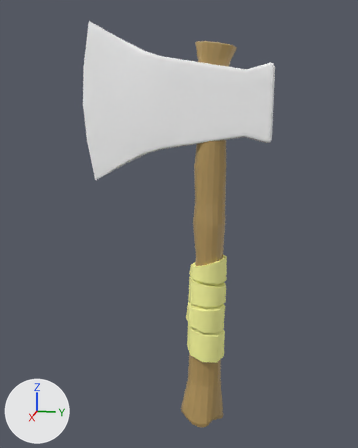
Renders of the FBX model Assets/DataFiles/Mesh/Axe/Axe_Middle.fbx from each side of a commit.
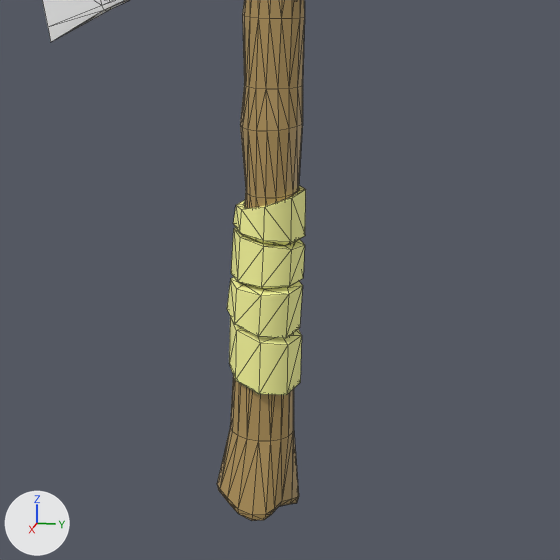
Each version appears first whole from a 50 mm camera at (0.798, 0.114, 0.554) aimed at (0.005, -0.045, 0.356), and next in a close-up on the part from 19% to 100% of the width and 35% to 100% of the height. Lighting does not change. The marker at lower left points along +X, +Y and +Z. The close-ups show mesh edges as thin lines. Where no turn or scale is listed for an object, it has been applied to the vertices.

Script lines for the objects in view, before the commit:
```python
me_mesh = bpy.data.meshes.new('Mesh')
me_mesh.from_pydata(...)  # 573 vertices, 1122 faces; spans x -0.041..0.035, y -0.207..0.102, z -0.005..0.679
# faces by material slot: [684, 192, 246]
me_mesh.materials.append(mat_hatchet_mat1)  # orange #b4975e
me_mesh.materials.append(mat_blinn4)  # yellow #ffffa0
me_mesh.materials.append(mat_hatchet_default2)  # white #ffffff
ob_axe_middle = bpy.data.objects.new('Axe_Middle', me_mesh)
ob_axe_middle.location = (0.014, 0.0, 0.0)
```
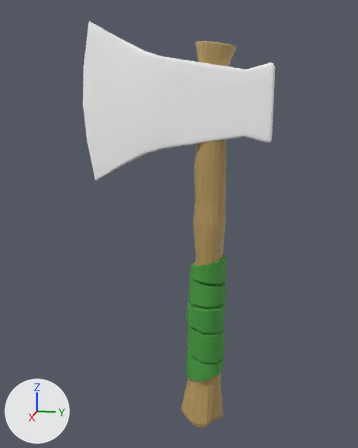
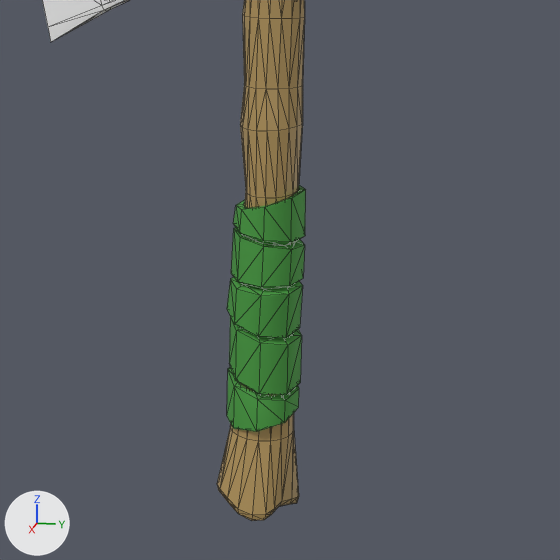
Pixel boxes [x1, y1, x2, y2] of what changed, in the close-ups (560 x 560 px):
part 1 of me_mesh, added (green): after [227, 367, 299, 432]
part 2 of me_mesh, recoloured (yellow to green): [227, 186, 306, 395] in both

What changed in the scene script:
```text
Add mat_blinn2:
    mat_blinn2 = principled_material('blinn2')
    mat_blinn2.base_color = (0.0617, 0.331, 0.051)  # green #469c40
    mat_blinn2.roughness = 0.749
Change me_mesh:
    used by ob_axe_middle; location = (0.014, 0.0, 0.0)
    remove me_mesh.from_pydata(...)  # 573 vertices, 1122 faces; spans x -0.041..0.035, y -0.207..0.102, z -0.005..0.679
    add me_mesh.from_pydata(...)  # 597 vertices, 1170 faces; spans x -0.041..0.035, y -0.207..0.102, z -0.005..0.679
    me_mesh part 1
    24 vertices are added at x -0.038..0.029, y -0.031..0.036, z 0.081..0.13
    48 new faces join them, mat_blinn2 (green #469c40)
    me_mesh part 2: 192 faces spanning x -0.037..0.03, y -0.031..0.038, z 0.122..0.305 switch from mat_blinn4 (yellow #ffffa0) to mat_blinn2 (green #469c40)
```
